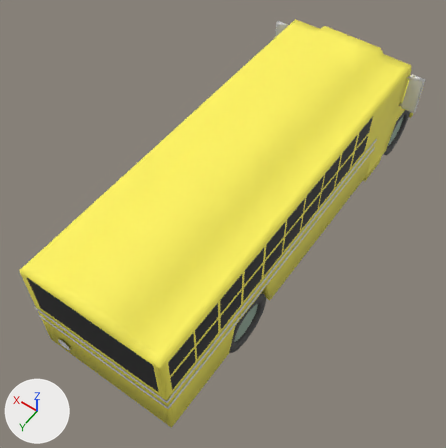
An edit to the FBX model working/subahu/bus/bus_school.fbx, drawn before and after from the same camera.
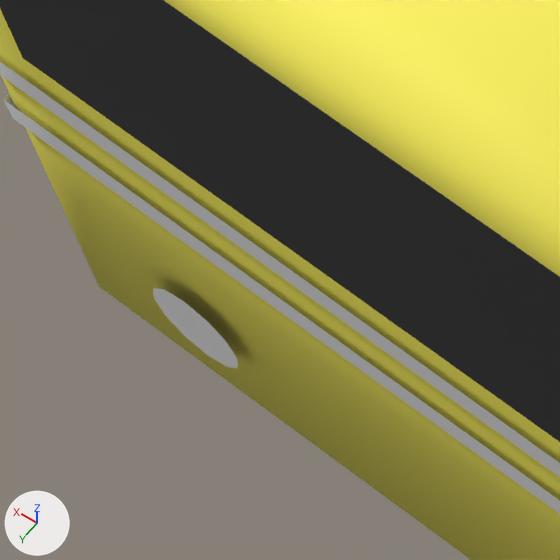
The first picture shows the older version from a 50 mm camera at (-2.5, 2.34, 6.56) aimed at (0.13, -1.35, 0.76). The close-ups show both versions on the part from 8% to 25% of the width and 67% to 84% of the height of that picture; other places that the commit changed are outside them. Every picture has the same lights, and +X, +Y and +Z are marked at lower left. Where no turn or scale is listed for an object, it has been applied to the vertices.

Names of what the first close-up shows: 'bus', 'headLight', 'plasticGuard', 'windows'.
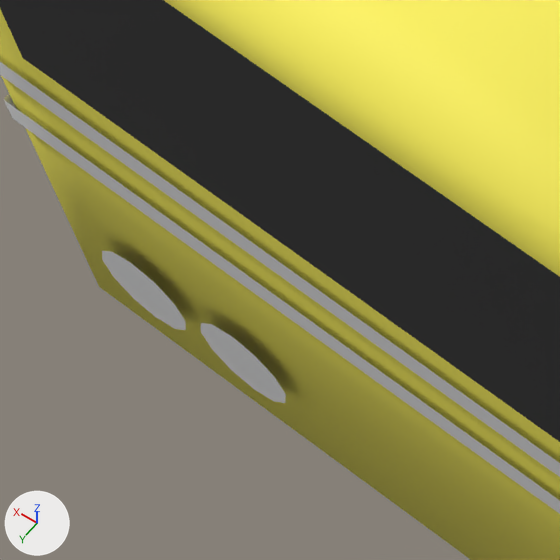
Boxes (x1, y1, x2, y2) around the edits, measured in the close-ups (560 x 560 px):
'headLight', moved
    before: (153, 288, 238, 368)
    after: (102, 251, 186, 330)
'headLight.001', added
    after: (201, 323, 286, 403)

Patch to the scene script:
```diff
--- a/working/subahu/bus/bus_school.fbx.py
+++ b/working/subahu/bus/bus_school.fbx.py
@@ ob_headlight @@
 ob_headlight = bpy.data.objects.new('headLight', me_circle)
-ob_headlight.location = (0.554, 0.886, 0.748)
+ob_headlight.location = (0.655, 0.886, 0.748)
@@ ob_headlight_001 @@
+ob_headlight_001 = bpy.data.objects.new('headLight.001', me_circle.copy())  # the mesh of ob_headlight
+ob_headlight_001.location = (0.462, 0.886, 0.748)
```
